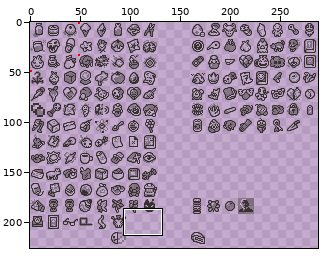
One commit to this sprite sheet: content/gfx/death_items.png. Above: a wide view before the commit, with the close-up outlined.
Close-up. Before the commit:
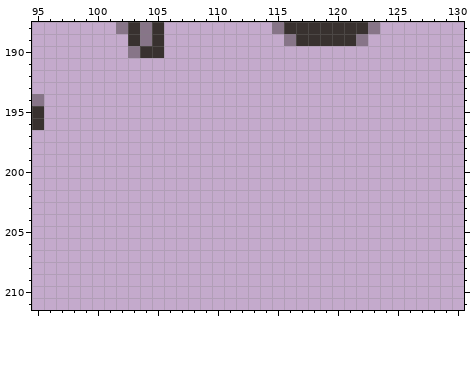
The file is 288x256 pixels. Colours within 5 levels of each other are drawn and written as one. Shown: x 95..130, y 188..211. The wide view leaves out empty margins.
The result:
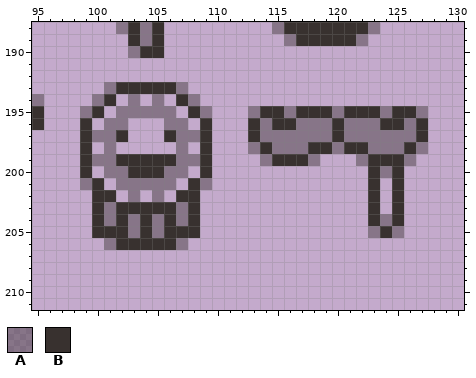
Palette (. is transparent): A #362f2d6d  B #38312f
The exact change:
The edit adds colour A in row 193 at x 101 and 107; in row 194 at x 100, 103, 105 and 108; in row 195 at x 99, 102 to 106, 109, 113, 116, 120, 124 and 127; in row 196 at x 101 to 102, 106 to 107, 114, 117 to 119, 121 to 123 and 126; in row 197 at x 100 to 101, 107 to 108, 114 to 119 and 121 to 126; in row 198 at x 101, 107, 113, 115 to 117, 120, 123 to 125 and 127.
The edit adds colour A in row 199 at x 100 to 101, 107 to 108, 114, 118, 122 and 126; in row 200 at x 101 to 102, 106 to 107 and 124; in row 201 at x 99, 102 to 106 and 109; in row 202 at x 103 and 105; in row 203 at x 101 and 107; in row 204 at x 101, 103, 105, 107 and 124.
The edit adds colour A in row 205 at x 103, 105, 123 and 125; in row 206 at x 101 and 107.
The edit adds colour B in row 193 at x 102 to 106; in row 194 at x 101 and 107; in row 195 at x 100, 108, 114 to 115, 117 to 119, 121 to 123 and 125 to 126; in row 196 at x 99, 109, 113, 115 to 116, 120, 124 to 125 and 127; in row 197 at x 99, 102, 106, 109, 113, 120 and 127; in row 198 at x 99, 109, 114, 118 to 119, 121 to 122 and 126.
The edit adds colour B in row 199 at x 99, 102 to 106, 109, 115 to 117 and 123 to 125; in row 200 at x 99, 103 to 105, 109, 123 and 125; in row 201 at x 100, 108, 123 and 125; in row 202 at x 100 to 101, 107 to 108, 123 and 125; in row 203 at x 100, 102 to 106, 108, 123 and 125; in row 204 at x 100, 102, 104, 106, 108, 123 and 125.
The edit adds colour B in row 205 at x 100 to 102, 104, 106 to 108 and 124; in row 206 at x 102 to 106.
Where, in picture pixels (left, top, right, bottom), the same in both close-ups:
added: (80, 82, 212, 250)
added: (248, 106, 428, 238)
